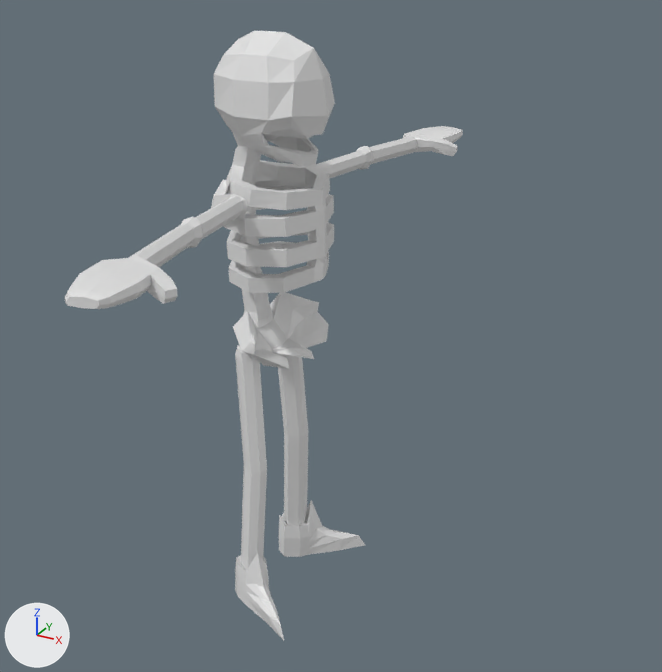
The Blender file Dungeon Crawler/Assets/Visual Assets/Blender Files/Skeleton.blend, before and after one commit.
Before and after are seen from a 50 mm camera at (6.73, -10.75, 9.87) aimed at (0.69, 0.23, 4.37). The axes (+X, +Y, +Z) are drawn at lower left. The lights are the same throughout.
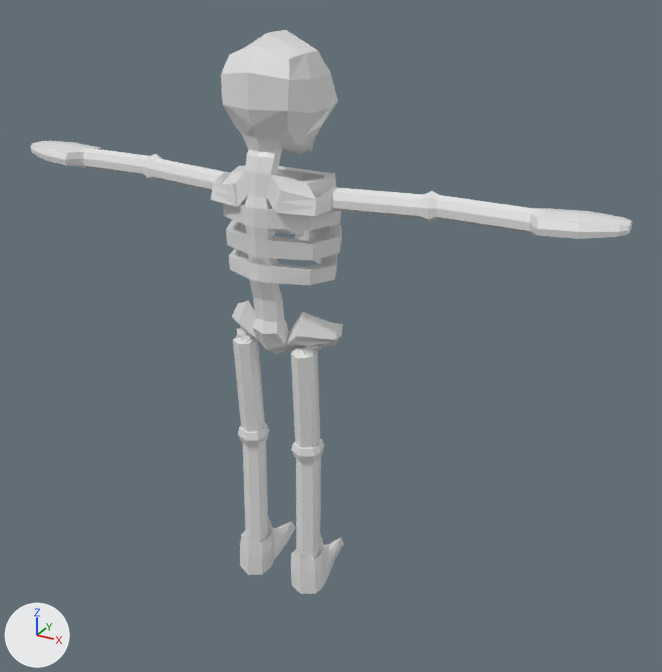
Where the change shows, as pixel boxes [x1, y1, x2, y2] in the pictures (662 x 672 px; the box of a moved part takes in the faces that stretch with it):
```json
{"object": "Cube", "change": "reshaped, moved, turned", "before": [64, 31, 463, 640], "after": [30, 30, 632, 594]}
{"part": 1, "of": "me_cube", "change": "built on", "before": [214, 74, 365, 640], "after": [221, 30, 344, 594]}
{"part": 2, "of": "me_cube", "change": "moved or reshaped", "before": [64, 126, 463, 309], "after": [30, 141, 632, 239]}
```

The change, as JSON lines over the scene's bpy script:
```json
{"block": "me_cube", "where": "# used by ob_cube; location = (0.0, -0.15, 5.35)"}
{"op": "remove", "block": "me_cube", "code": "me_cube.from_pydata(...)  # 526 vertices, 506 faces; spans x -0.73..1.2, y 0.0..4.73, z -5.34..3.34"}
{"op": "add", "block": "me_cube", "code": "me_cube.from_pydata(...)  # 662 vertices, 643 faces; spans x -0.73..1.05, y 0.0..4.79, z -5.31..3.34"}
{"block": "me_cube", "change": "me_cube part 1: 99 vertices moved from x -0.47..0.84, y 0.34..1.36, z -5.34..2.33 to x -0.47..0.57, y 0.27..0.72, z -5.31..2.37; 2 vertices removed from x -0.73..-0.59, y 0.0..0.5, z 2.4..2.41; 138 vertices added at x -0.73..1.05, y 0.0..0.76, z -5.31..3.34"}
{"block": "me_cube", "change": "me_cube part 2: 93 vertices moved from x 0.09..1.2, y 2.13..4.73, z 1.07..1.47 to x -0.26..0.74, y 2.14..4.79, z 1.07..1.47"}
{"op": "set", "path": "ob_cube.location", "old": "(0.0, -0.15, 5.35)", "new": "(0.01, -0.01, 5.34)"}
{"op": "set", "path": "ob_cube.rotation_euler", "old": "(0.0, 0.0, 0.0)", "new": "(0.0, 0.0, 1.571)", "note": "degrees (0, 0, 0) -> degrees (0, 0, 90)"}
```
